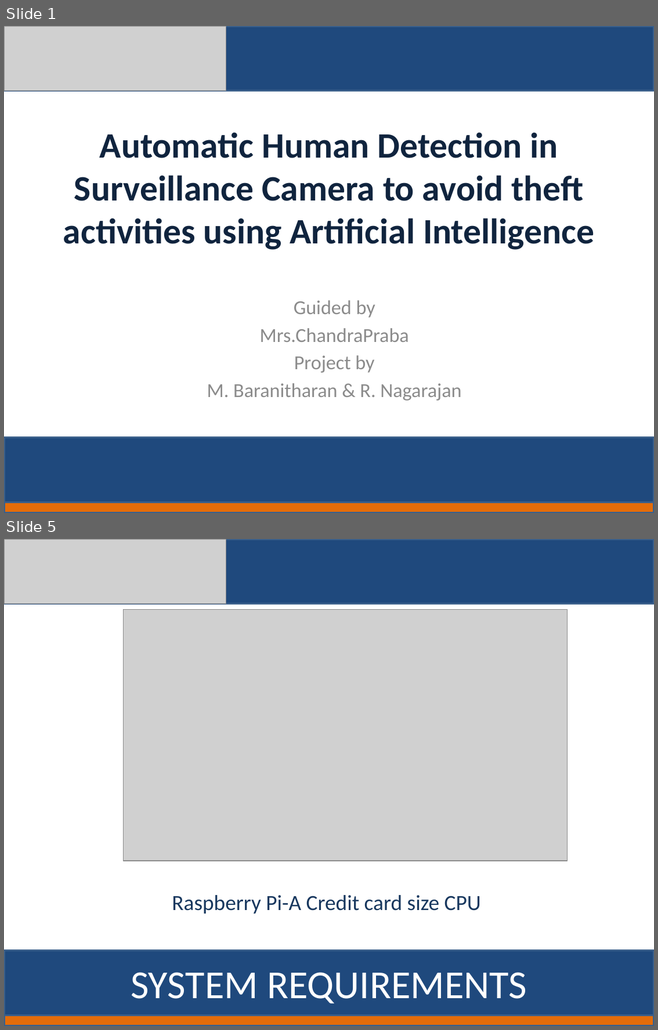
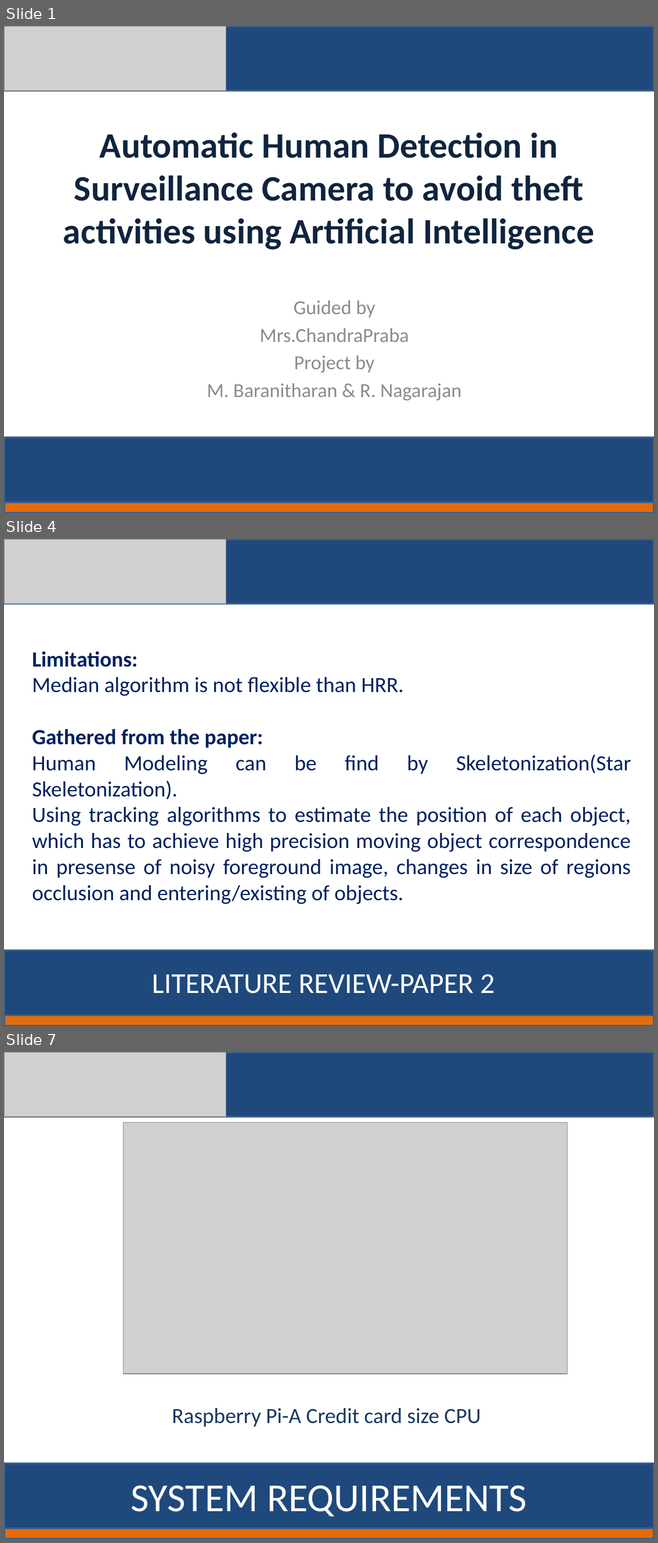
Before and after one commit to baranitharan2020/Third-eye, a slide deck: First Review.pptx. Shown one above the other, each under a label of ours: slides 1 and 5 before the commit, slides 1, 4 and 7 after it; the slides between them are not shown. The pictures are 658x1030 and 658x1543 pixels, drawn with LibreOffice and Linux fonts; fonts in the diff are those of the drawing; grey boxes stand for pictures. Boxes give left, top, right and bottom in pixels: in the first picture for what was removed or moved away, otherwise in the second. Text is boxed around its words. In the diff, an @@ line names an element or a change of style, - is before the commit and + after.

```diff
--- a/First Review.pptx
+++ b/First Review.pptx
@@ slide 4 added at [4, 539, 654, 1026], background #FFFFFF @@
@@ rectangle added at [4, 539, 654, 604], fill #1F497D, outline #3A5F8C 2 pt @@
@@ picture added at [4, 539, 226, 604] @@
@@ text added at [32, 651, 631, 904], 24 pt, text #002060 @@
+Limitations:
+Median algorithm is not flexible than HRR.
+Gathered from the paper:
+Human Modeling can be find by Skeletonization(Star Skeletonization).
+Using tracking algorithms to estimate the position of each object, which has to achieve high precision moving object correspondence in presense of noisy foreground image, changes in size of regions occlusion and entering/existing of objects.
@@ rectangle added at [4, 950, 654, 1015], fill #1F497D, outline #3A5F8C 2 pt @@
@@ text added at [152, 974, 494, 994], 32 pt, text #FFFFFF @@
+LITERATURE REVIEW-PAPER 2
@@ rectangle added at [4, 1015, 654, 1026], fill #E46C0A, outline #3A5F8C 2 pt @@
@@ what was slide 5 is now slide 7 @@
```
Also in this commit, not shown: 6 slides changed, 5 other slides added, 1 slide removed.
